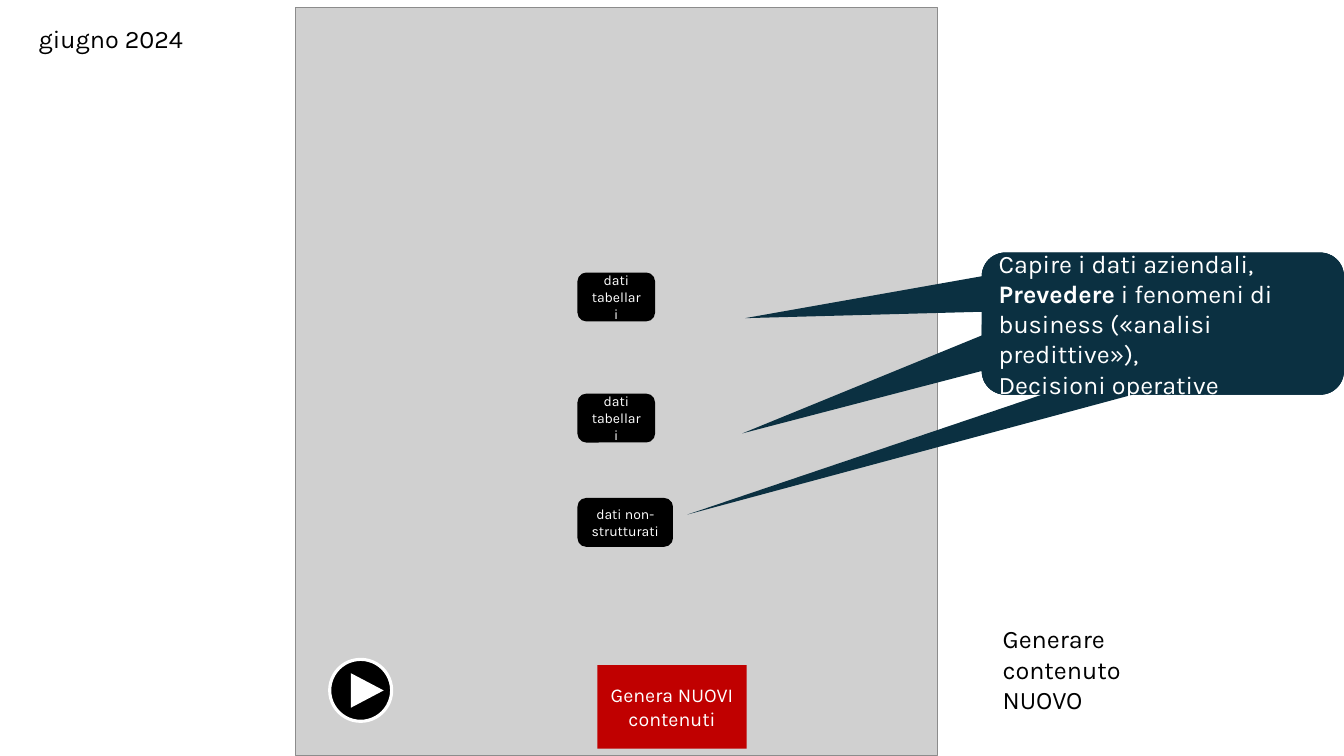
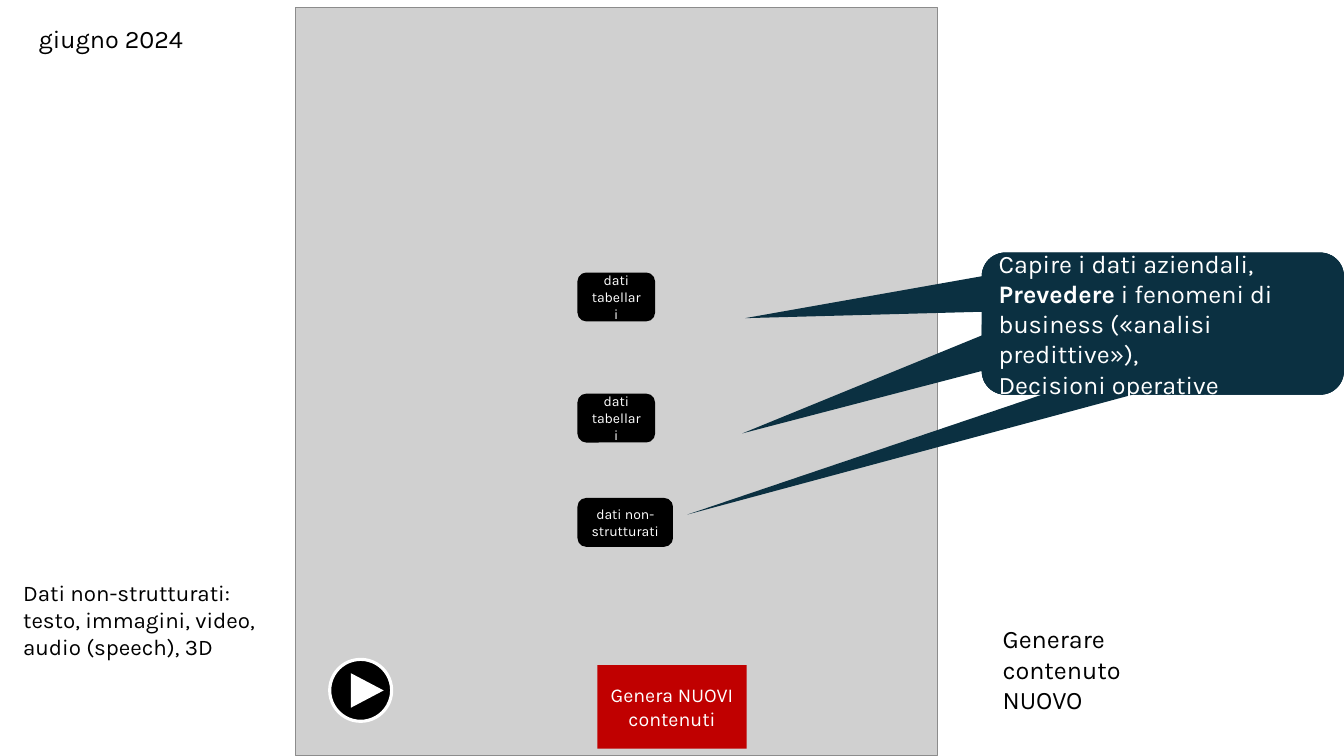
Before and after one commit to antonio-corsi/Corso-ML-Unicredit-settembre-2026, a slide deck: slide 1 of slide.pptx. Drawn at 1344x756 pixels with LibreOffice and Linux fonts; fonts in the diff are those of the drawing; grey boxes stand for pictures. Boxes give left, top, right and bottom in pixels: in the first picture for what was removed or moved away, otherwise in the second. Text is boxed around its words. In the diff, an @@ line names an element or a change of style, - is before the commit and + after.

```diff
--- a/slide.pptx
+++ b/slide.pptx
@@ text added at box(23, 585, 254, 661), 16 pt, text #000000 @@
+Dati non-strutturati: testo, immagini, video, audio (speech), 3D
```
Also in this commit, not shown: 2 other slides changed, 12 slides added, 2 slides removed, 1 other file.
